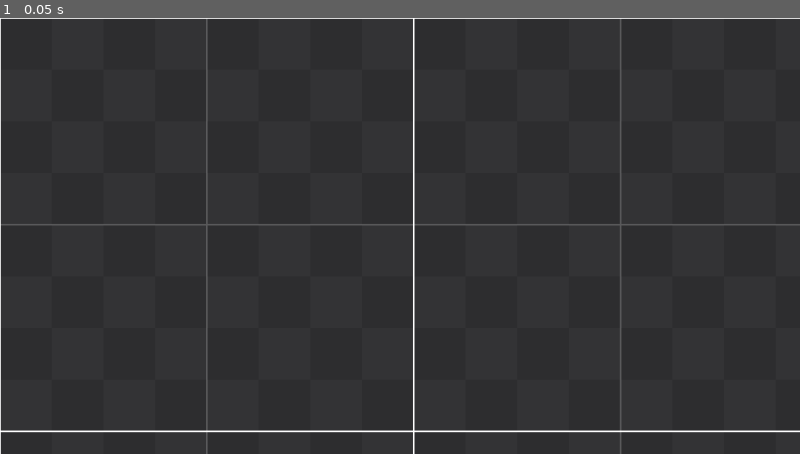
Above: before the commit, frame 1.
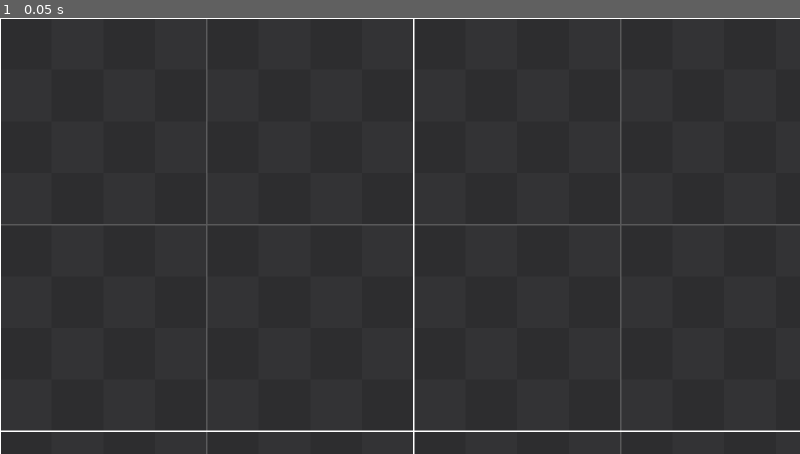
Above: after the commit, the same moment.

Repository: VeeronTen/sapper
Game: Godot game, scene res://stage/demo/demo_stage.tscn
Same seed, same stepped clock (60 frames per second), same inputs: the game is played once before the commit and once after it.
Inputs:
- Up to frame 1 (0.05 s): no input

The runs differ from the first frame. In frame 1, 0.6% of the frame differs, in the area x 0-100%, y 0-100%.

Commit message:
ignore todos and add mine

Diff:
--- a/project.godot
+++ b/project.godot
@@ -36,5 +36,6 @@
 
 [rendering]
 
+textures/canvas_textures/default_texture_filter=0
 renderer/rendering_method="gl_compatibility"
 renderer/rendering_method.mobile="gl_compatibility"
--- /dev/null
+++ b/stage/demo/demo_stage.gd
@@ -0,0 +1,21 @@
+extends Node2D
+#todo тайлмап
+#todo паралакс
+#todo tweener
+#todo backBufferCopy
+#todo нарезать атлас на анимации и все такое
+#todo ресурсы кастомные
+#todo локализация
+#todo сохранение загрузка
+#todo канвас группа
+#todo использовать %
+#todo контрл при переноске
+#todo кисть которая рандомные обьекты хуярит или рандомные параметры, может в тайлмапе есть
+#todo искуственный интеллект на стейт машине или дереве
+#todo глубже понять авейт и корутины
+#todo https://www.youtube.com/watch?v=ilPYnRAzOAs&list=PL5JAIkkN8dnT7h1Qok0NfskfRHGfkr9tG&index=20
+#todo Perspective in Top down
+#todo better terrain
+#todo uid (можн охранить в статик поле файла, рядом с которым лежит)
+#todo сигналы можно привязывать к своим методам, но можно ли несколько сигналов привязать к одному методу? Что лучше, делать явные функции обработки сигналов или все привязывать через движок и смотреть тулзой че куда
+#todo Сакутин говорил, что можно конфиг ноды в сцене унести в отдельный файл, чтоб сцену было легче множить. Как? И ещё и какие Бест практис для совместной разработке игр. Особенно в годоте
Not shown, changed: addons/gut/gui/GutControl.gd
Not shown, changed: addons/gut/gui/GutRunner.gd
Not shown, changed: addons/gut/gut.gd
Not shown, changed: addons/gut/input_sender.gd
Not shown, changed: addons/gut/result_exporter.gd
Not shown, changed: addons/gut/test.gd
Not shown, added: stage/demo/demo_stage.gd.uid
